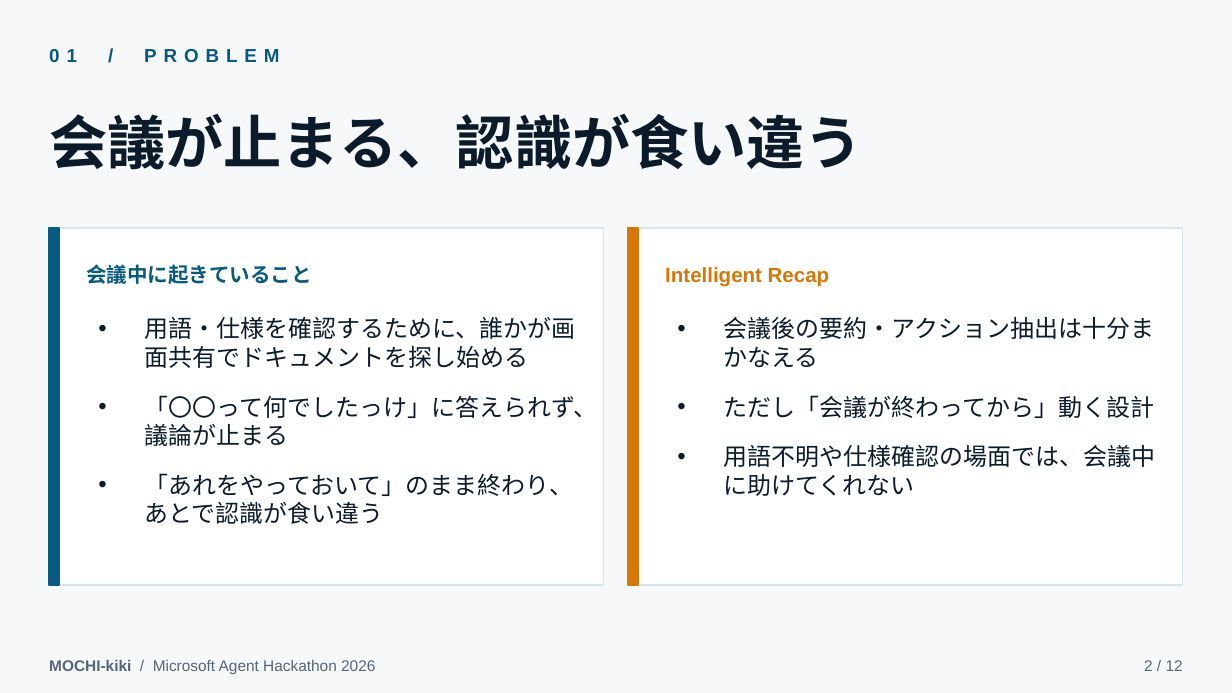
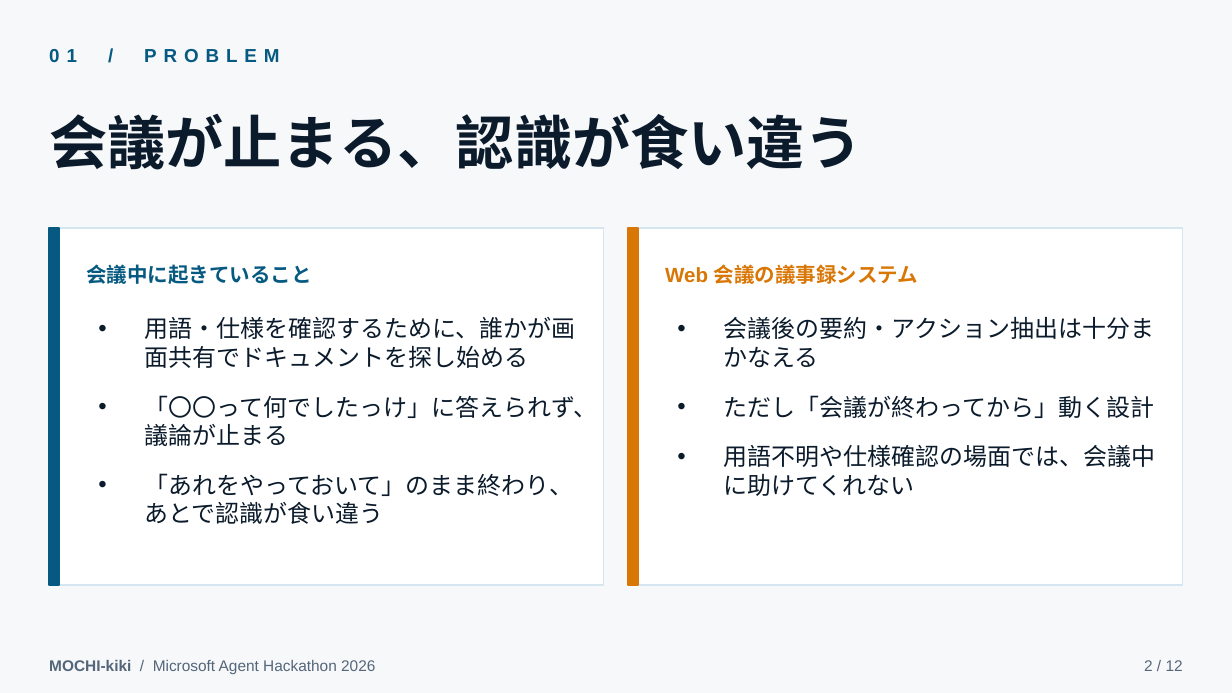
Before and after one commit to MOCHITEC/MOCHI-kiki, a slide deck: slide 2 of articles/mochi-kiki-teams-agent/video/mochi-kiki-demo-deck.pptx. Drawn at 1232x693 pixels with LibreOffice and Linux fonts; fonts in the diff are those of the drawing. Boxes give left, top, right and bottom in pixels: in the first picture for what was removed or moved away, otherwise in the second. Text is boxed around its words. In the diff, an @@ line names an element or a change of style, - is before the commit and + after.

```diff
--- a/articles/mochi-kiki-teams-agent/video/mochi-kiki-demo-deck.pptx
+++ b/articles/mochi-kiki-teams-agent/video/mochi-kiki-demo-deck.pptx
@@ text at [665, 264, 919, 284]: text changed @@
-Intelligent Recap
+Web 会議の議事録システム
```
Also in this commit, not shown: 4 other files.
